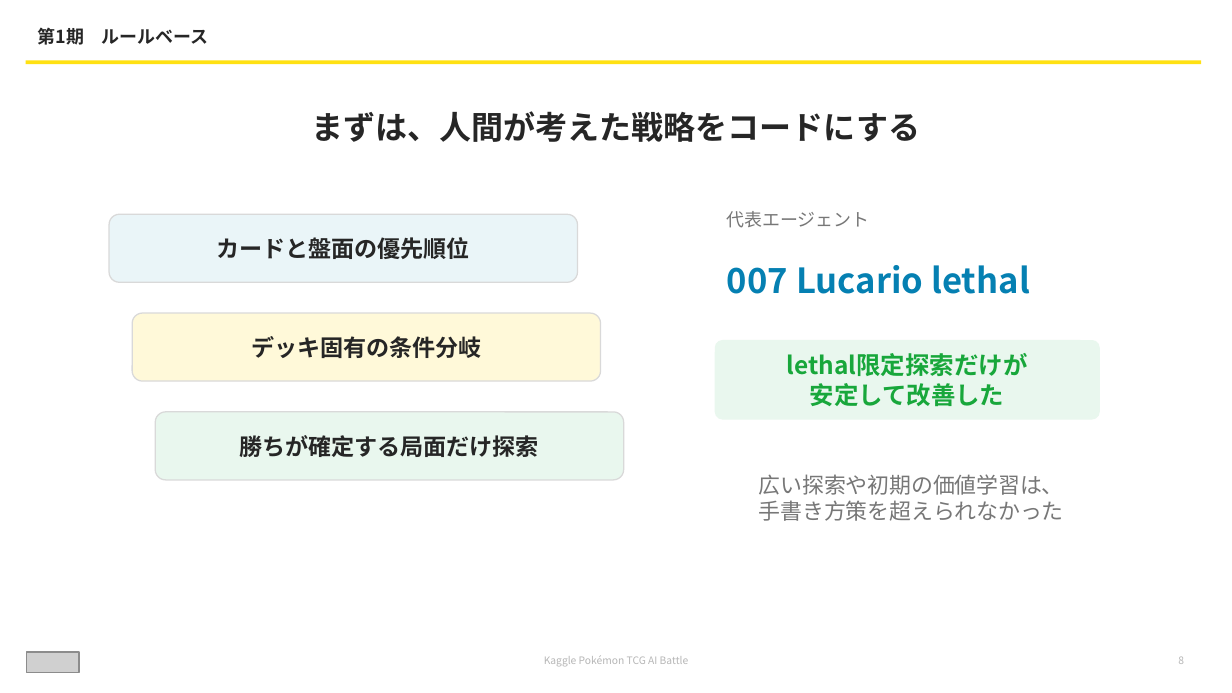
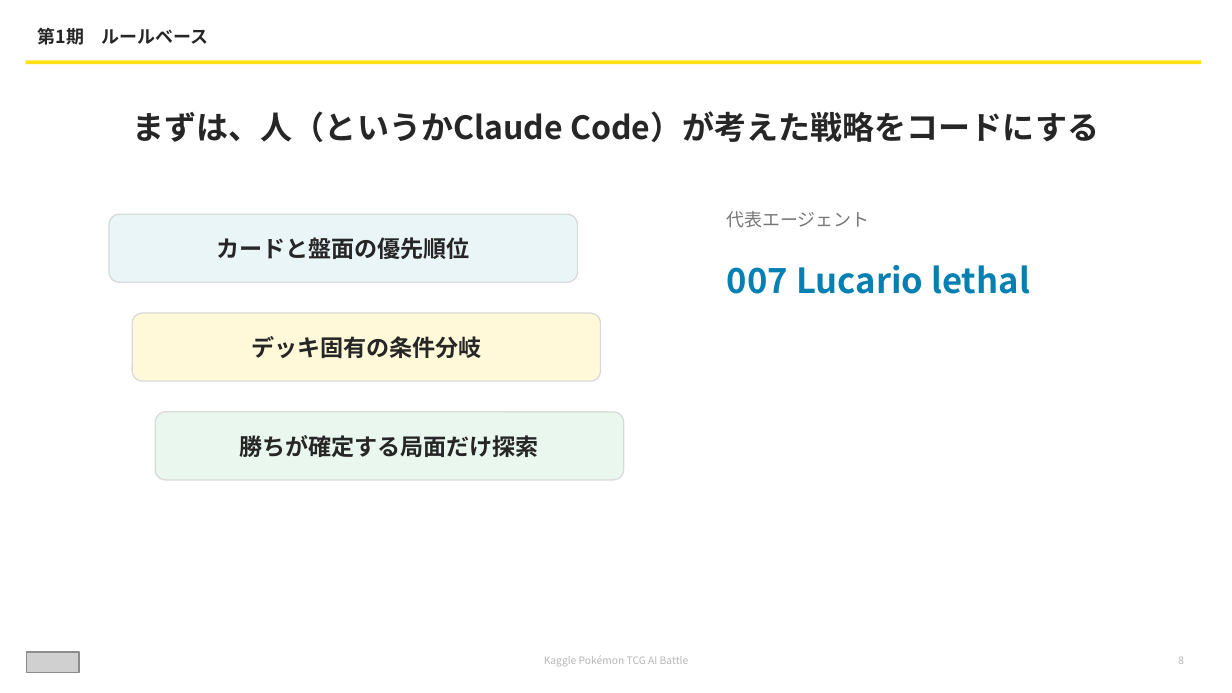
Before and after one commit to inumaru9n/pokemon_tcg, a slide deck: slide 8 of presentations/kaggle_pokeca_claude_code.pptx. Drawn at 1232x693 pixels with LibreOffice and Linux fonts; fonts in the diff are those of the drawing; grey boxes stand for pictures. Boxes give left, top, right and bottom in pixels: in the first picture for what was removed or moved away, otherwise in the second. Text is boxed around its words. In the diff, an @@ line names an element or a change of style, - is before the commit and + after.

```diff
--- a/presentations/kaggle_pokeca_claude_code.pptx
+++ b/presentations/kaggle_pokeca_claude_code.pptx
@@ text at (133,111,1099,142): text changed @@
-まずは、人間が考えた戦略をコードにする
+まずは、人（というかClaude Code）が考えた戦略をコードにする
@@ rounded rectangle removed at (715,340,1099,420) @@
-lethal限定探索だけが
-安定して改善した
@@ text removed at (759,474,1064,521) @@
-広い探索や初期の価値学習は、
-手書き方策を超えられなかった
```
Also in this commit, not shown: 10 other slides changed, 1 slide added, 1 slide removed.
